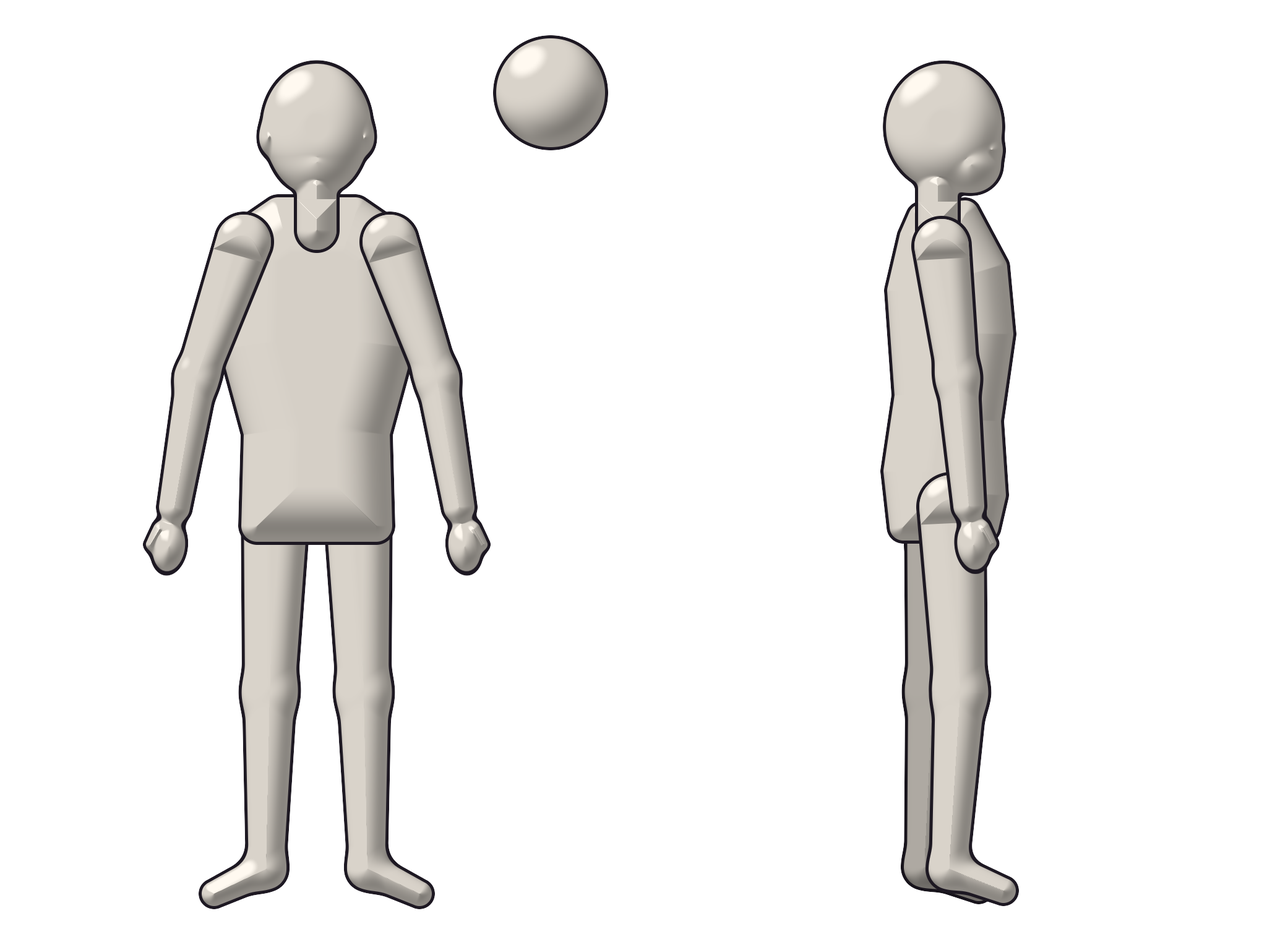
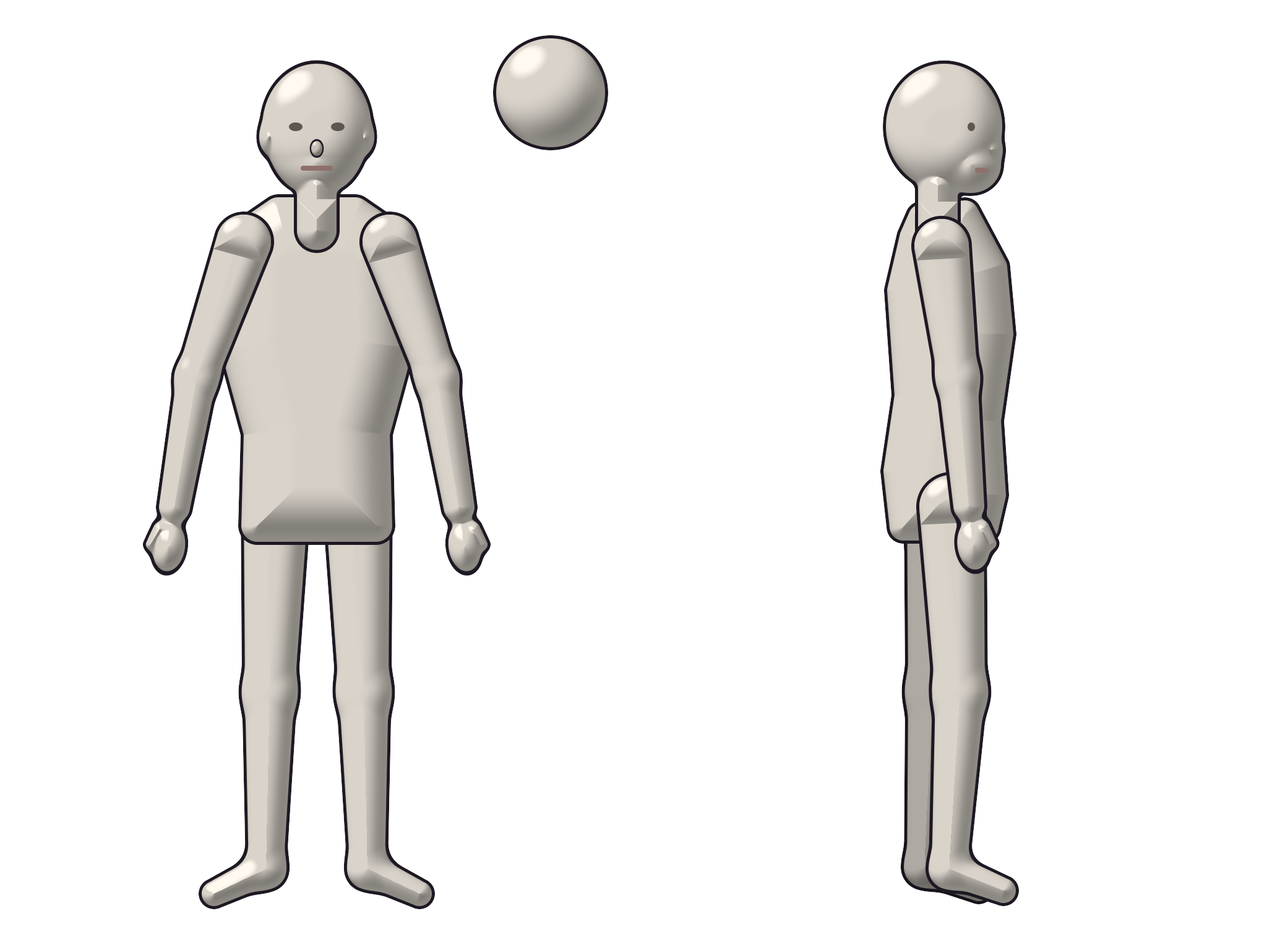
Layer changes from the first 1267 × 950 image to the second:
painted on "head" (3rd of 4, in "template (reference only, not drawn in the game)" › "side") over (967, 121, 989, 174)
painted on "head" (4th of 4, in "template (reference only, not drawn in the game)") over (288, 122, 346, 171)
